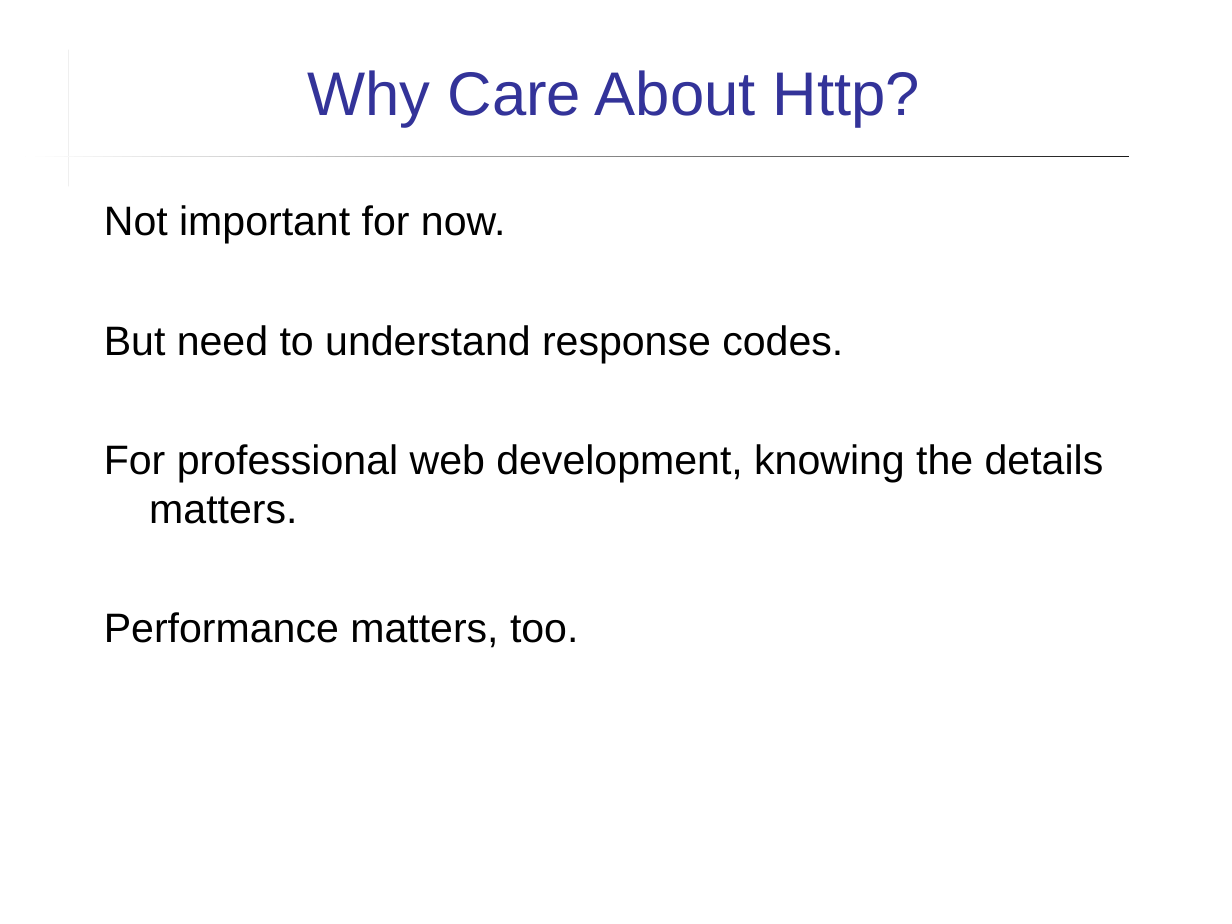
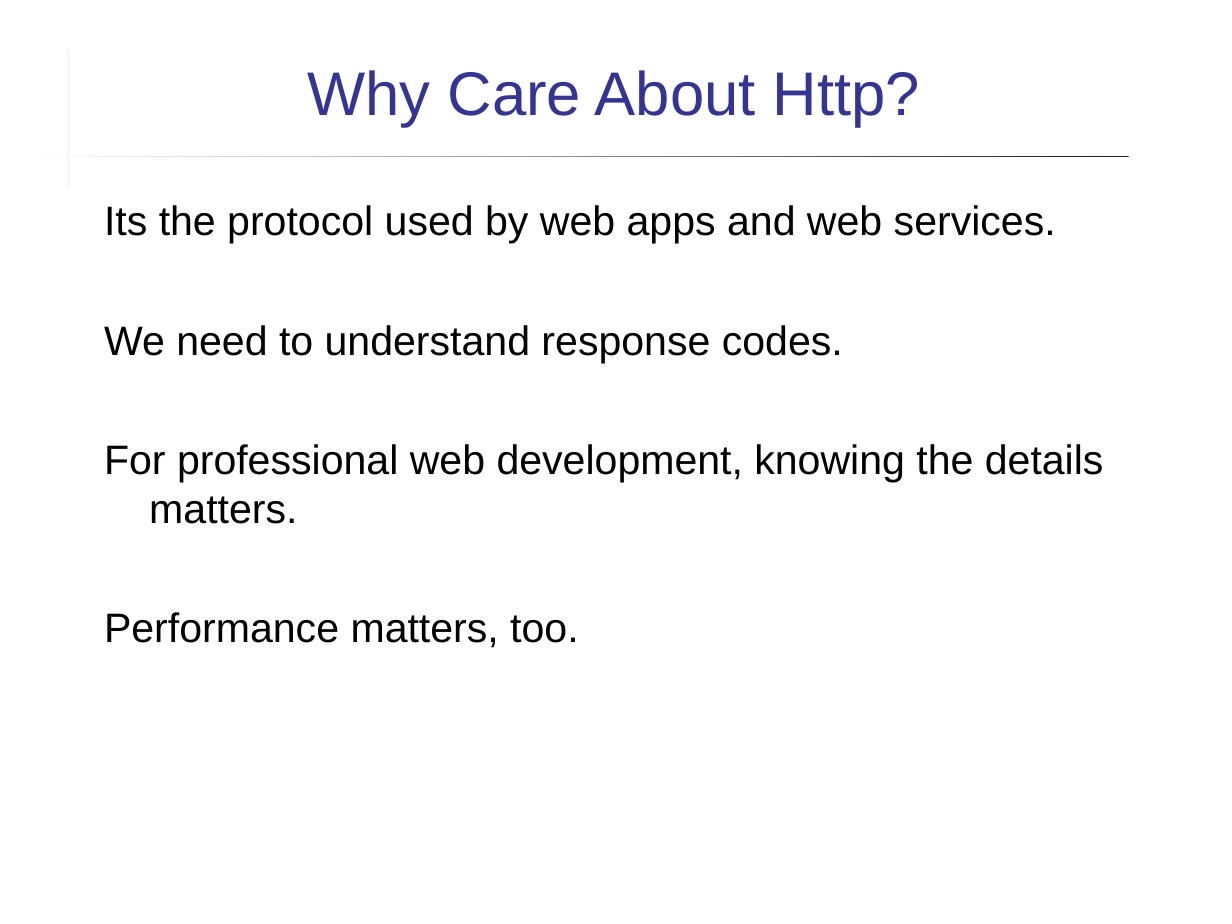
Before and after one commit to cpske/ISP, a slide deck: slide 16 of web/HTTP-in-Action.ppt (slide 15 before the commit). Drawn at 1232x924 pixels with LibreOffice and Linux fonts; fonts in the diff are those of the drawing. Boxes give left, top, right and bottom in pixels: in the first picture for what was removed or moved away, otherwise in the second. Text is boxed around its words. In the diff, an @@ line names an element or a change of style, - is before the commit and + after.

```diff
--- a/web/HTTP-in-Action.ppt
+++ b/web/HTTP-in-Action.ppt
@@ text at box(104, 205, 1056, 363): text changed @@
-Not important for now.
-But need to understand response codes.
+Its the protocol used by web apps and web services.
+We need to understand response codes.
```
Also in this commit, not shown: 7 other slides changed, 1 slide added, 13 other files.
